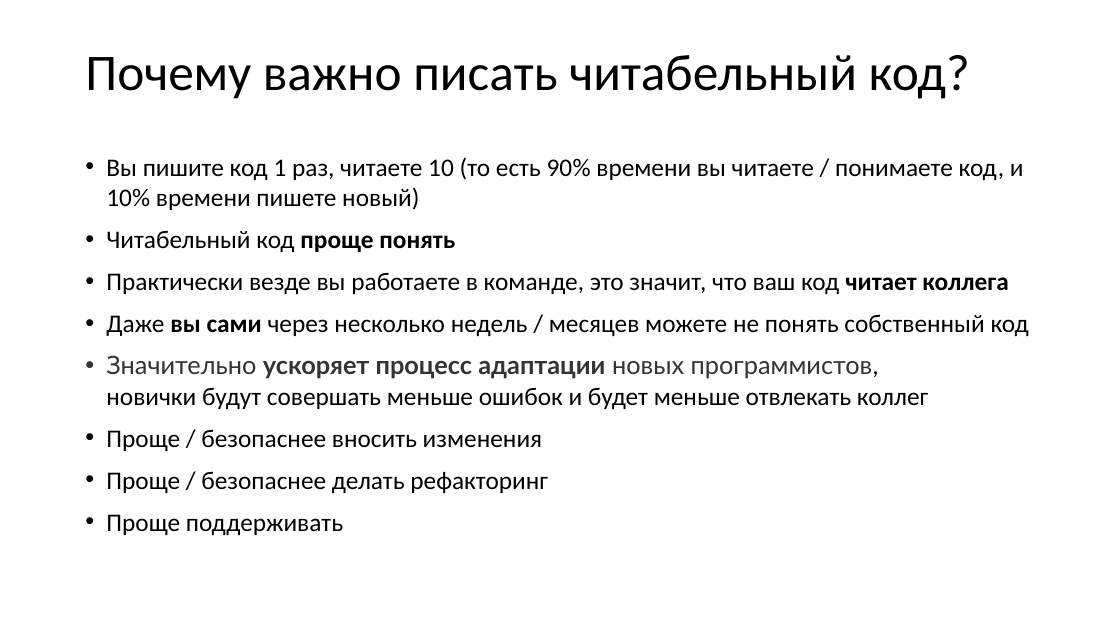
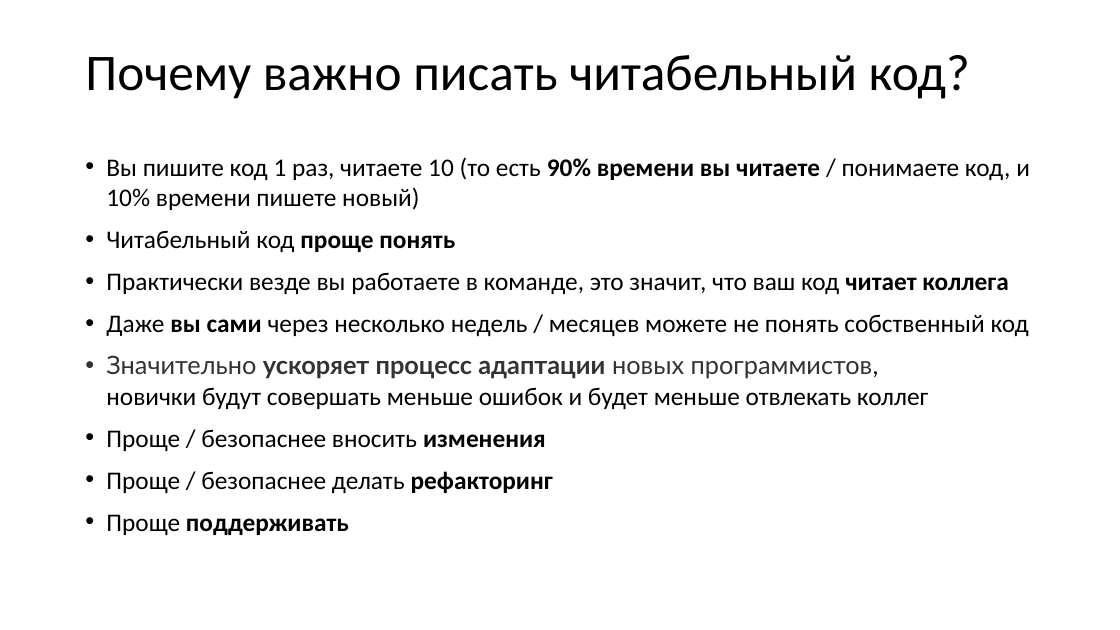
Before and after one commit to xtrueman/prog_instruments, a slide deck: slide 4 of presentations/CodingStandards.pptx. Drawn at 1120x630 pixels with LibreOffice and Linux fonts; fonts in the diff are those of the drawing. Boxes give left, top, right and bottom in pixels: in the first picture for what was removed or moved away, otherwise in the second. Text is boxed around its words. In the diff, an @@ line names an element or a change of style, - is before the commit and + after.

```diff
--- a/presentations/CodingStandards.pptx
+++ b/presentations/CodingStandards.pptx
@@ text at <box>106,157,1030,535</box>: bold on in "90% времени вы читаете", "изменения", "рефакторинг", "поддерживать" @@
```
Also in this commit, not shown: 5 other slides changed, 1 slide added.
